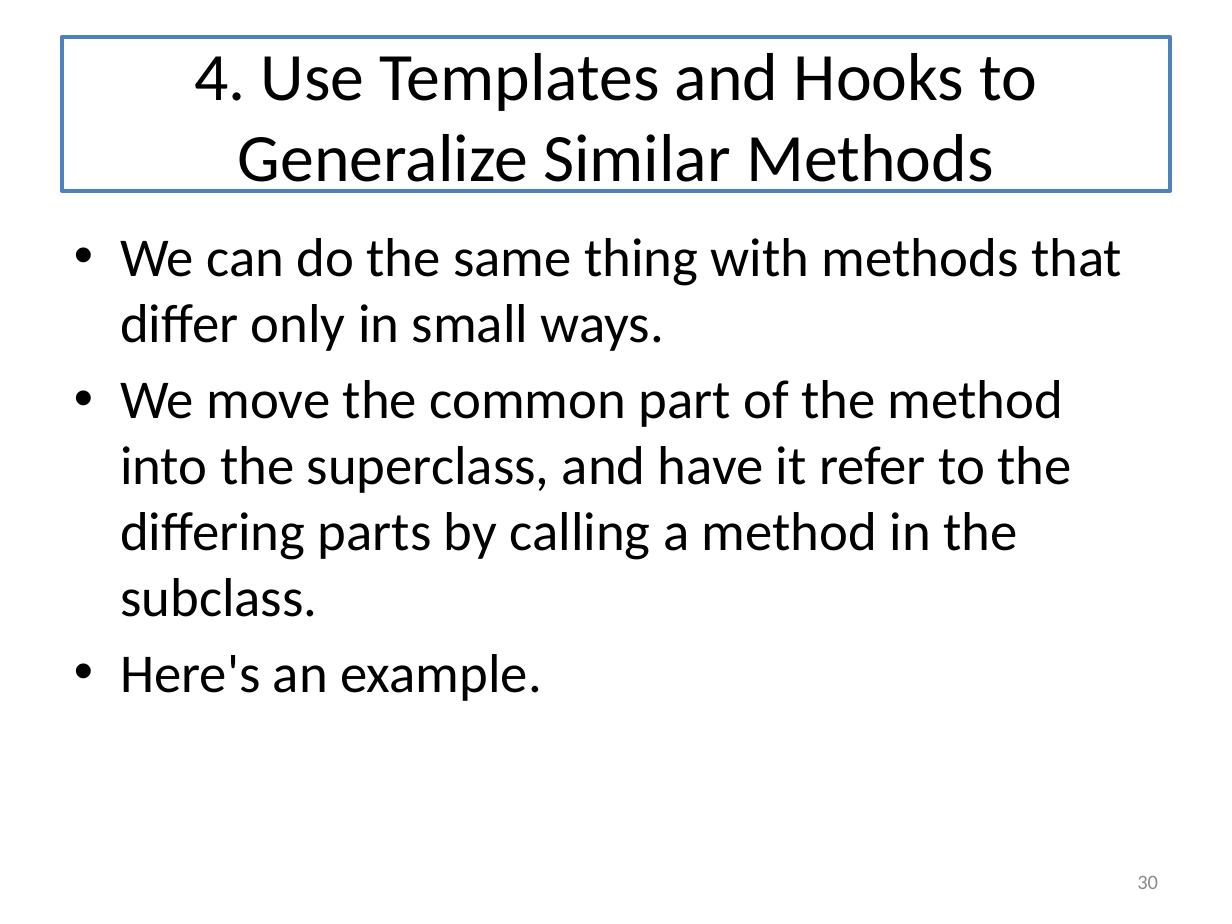
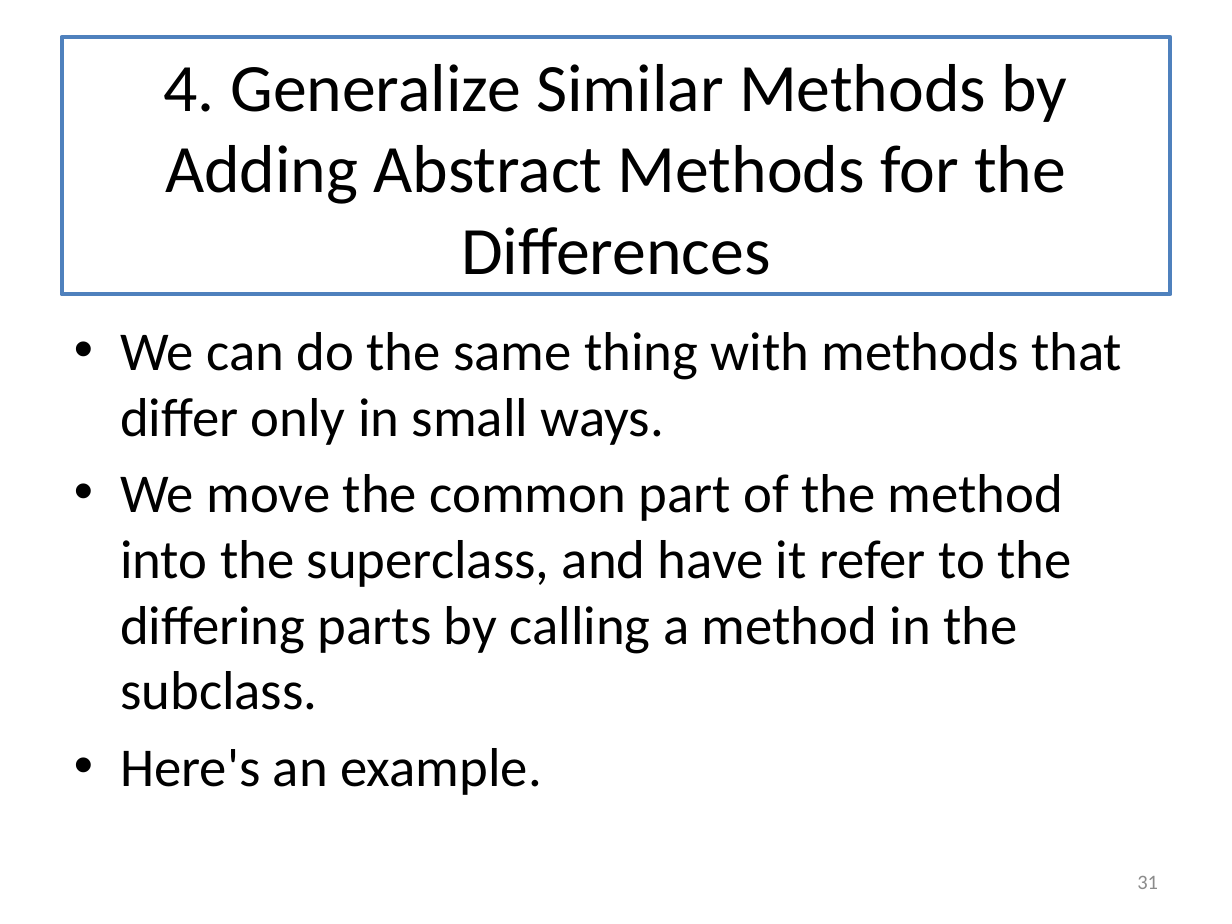
Before and after one commit to mwand/cs5010f16, a slide deck: slide 31 of Slides/Lesson 11.2 Using Inheritance to Share Implementations.pptx (slide 30 before the commit). Drawn at 1232x924 pixels with LibreOffice and Linux fonts; fonts in the diff are those of the drawing. Boxes give left, top, right and bottom in pixels: in the first picture for what was removed or moved away, otherwise in the second. Text is boxed around its words. In the diff, an @@ line names an element or a change of style, - is before the commit and + after.

```diff
--- a/Slides/Lesson 11.2 Using Inheritance to Share Implementations.pptx
+++ b/Slides/Lesson 11.2 Using Inheritance to Share Implementations.pptx
@@ title "4. Generalize Similar Methods by ...": place and size @@
-title "4. Generalize Similar Methods by ..." at bbox=[62, 37, 1170, 191]
+title "4. Generalize Similar Methods by ..." at bbox=[62, 37, 1170, 294]
@@ title at bbox=[164, 64, 1068, 275]: text changed @@
-4. Use Templates and Hooks to Generalize Similar Methods
+4. Generalize Similar Methods by Adding Abstract Methods for the Differences
@@ text "We can do the same ...": place and size @@
-text "We can do the same ..." at bbox=[120, 238, 1122, 701]
+text "We can do the same ..." at bbox=[120, 332, 1122, 795]
@@ page number at bbox=[1137, 876, 1158, 889]: text changed @@
-30
+31
```
Also in this commit, not shown: 8 other slides changed, 1 slide added, 4 other files.
